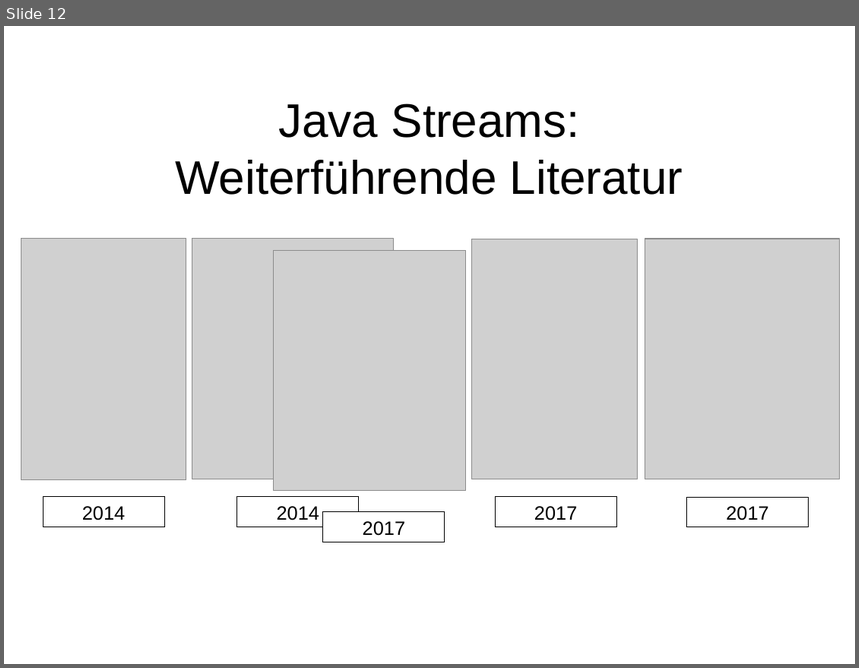
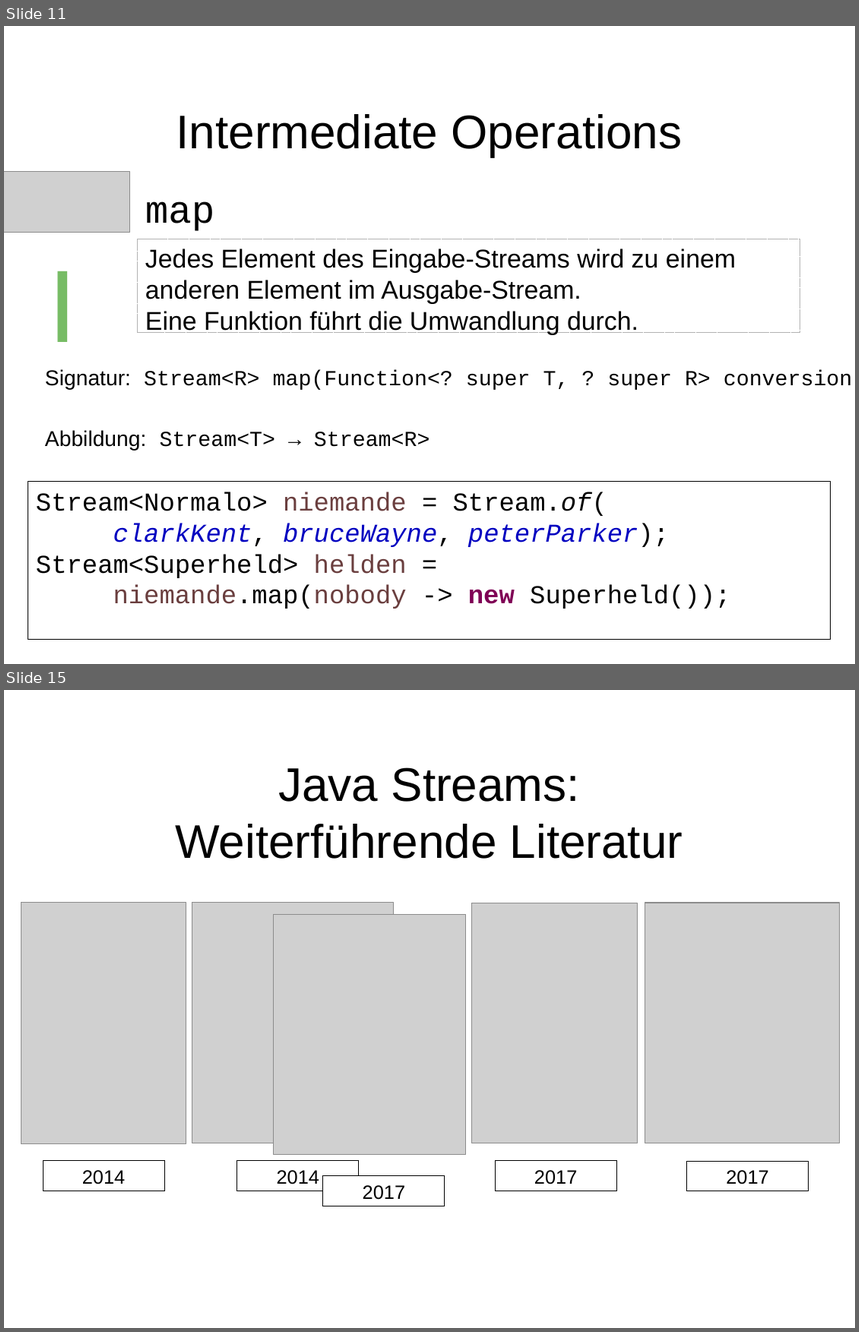
Before and after one commit to dlindner/vorlesung-se2-dhbw, a slide deck: added_2020/Java Streams API.odp. Shown one above the other, each under a label of ours: slide 12 before the commit, slides 11 and 15 after it; the slides between them are not shown. The pictures are 859x668 and 859x1332 pixels, drawn with LibreOffice and Linux fonts; fonts in the diff are those of the drawing; grey boxes stand for pictures; background and template pictures are left out. Boxes give left, top, right and bottom in pixels: in the first picture for what was removed or moved away, otherwise in the second. Text is boxed around its words. In the diff, an @@ line names an element or a change of style, - is before the commit and + after.

Commit message:
Intermediate Operations

```diff
--- a/added_2020/Java Streams API.odp
+++ b/added_2020/Java Streams API.odp
@@ slide 11 added at [4, 26, 855, 664], background picture (left out) @@
@@ title added at [177, 114, 683, 157], 44 pt, text #000000 @@
+Intermediate Operations
@@ picture added at [4, 172, 130, 233] @@
@@ text added at [145, 202, 215, 231], 36 pt, text #000000 @@
+map
@@ rectangle added at [138, 240, 800, 332], outline #B2B2B2 0 pt dashed, 24 pt, text #000000 @@
+Jedes Element des Eingabe-Streams wird zu einem anderen Element im Ausgabe-Stream.
+Eine Funktion führt die Umwandlung durch.
@@ text added at [48, 271, 77, 342], 96 pt, text #77BC65 @@
+I
@@ text added at [45, 370, 855, 390], 20 pt, text #000000 @@
+Signatur: Stream<R> map(Function<? super T, ? super R> conversion)
@@ text added at [45, 430, 430, 451], 20 pt, text #000000 @@
+Abbildung: Stream<T> → Stream<R>
@@ rectangle added at [28, 483, 830, 641], fill #FFFFFF, outline #000000 0 pt, 24 pt, text #000000 @@
+Stream<Normalo> niemande = Stream.of(
+clarkKent, bruceWayne, peterParker);
+Stream<Superheld> helden =
+niemande.map(nobody -> new Superheld());
@@ what was slide 12 is now slide 15 @@
```
Also in this commit, not shown: 2 slides changed, 3 other slides added, 1 slide removed.
